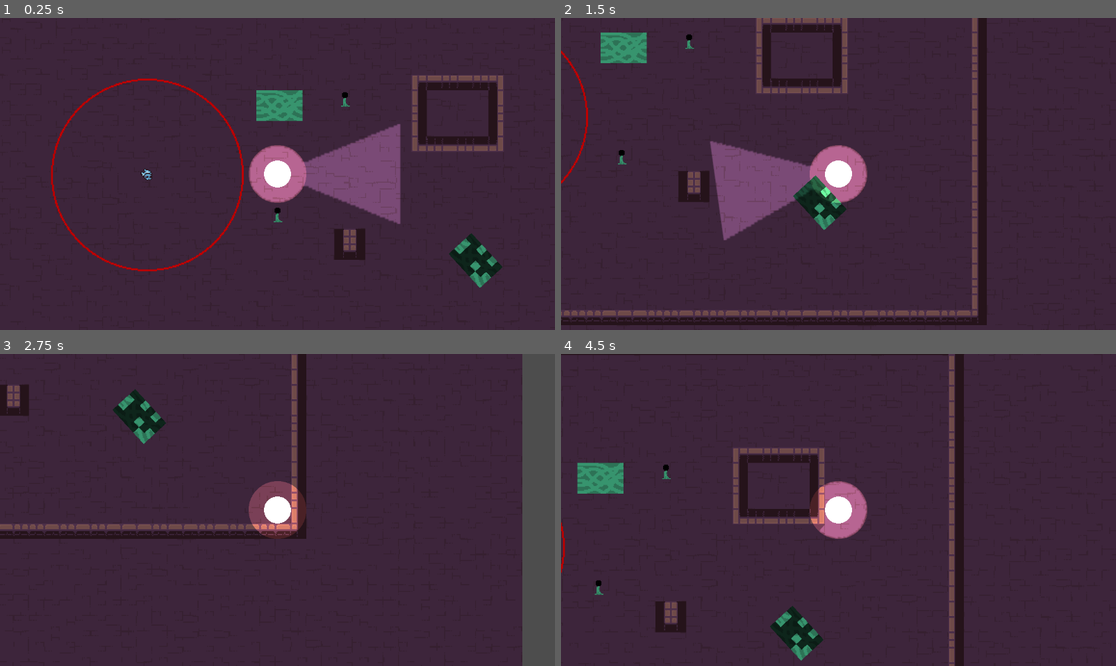
Above: before the commit, frames 1-4 (two rows, left to right).
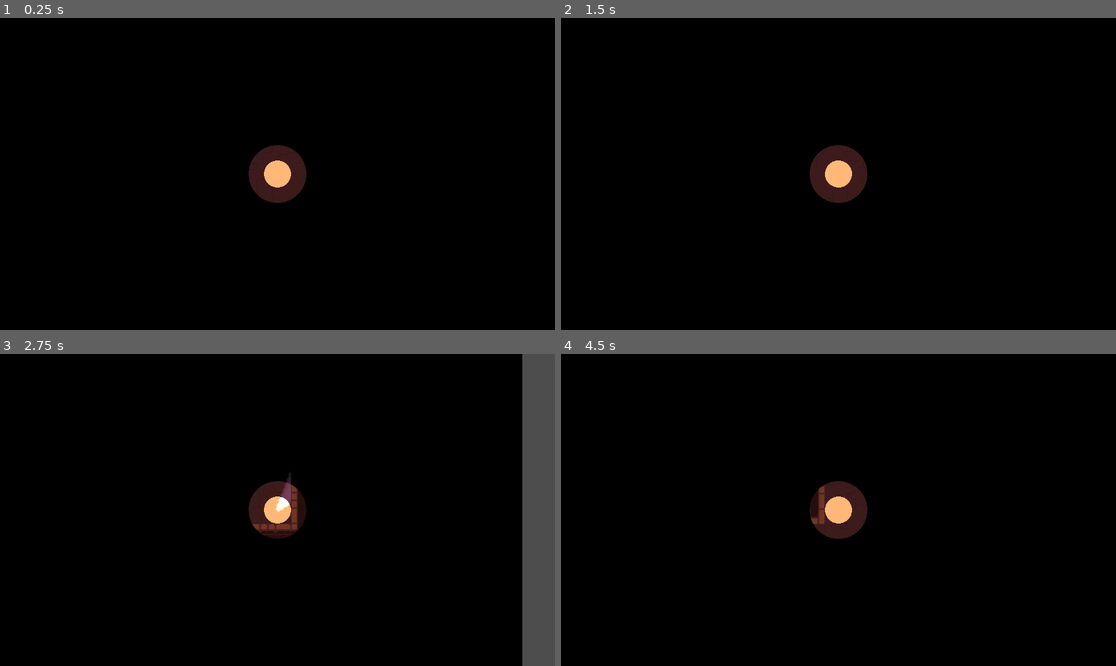
Above: after the commit, the same moments.

Repository: CookieCherith0969/GDM-Assignment-4
Game: Godot game, scene res://Scenes/test_scene.tscn
Two runs of this game, one before a commit and one after it. Both use one fixed random seed, a clock stepped at 60 frames per second and the inputs below.
Inputs (mouse positions are in pixels of both pictures, inside the frame that each line leads up to):
- Up to frame 1 (0.25 s): no input
- Up to frame 2 (1.5 s): tap Enter at 0.5 s; move the mouse to (960, 158) at 0.52 s; hold D (Right) 0.53-1.28 s; hold Space (Light) 0.53-1.28 s; move the mouse to (727, 189) at 1.27 s; hold S (Down) from 1.28 s (still down); tap Space (Light) at 1.35 s
- Up to frame 3 (2.75 s): move the mouse to (333, 441) at 2.02 s; release S (Down) at 2.03 s; hold D (Right) from 2.03 s (still down); hold Space (Light) from 2.03 s (still down)
- Up to frame 4 (4.5 s): move the mouse to (810, 572) at 2.77 s; release D (Right) at 2.78 s; release Space (Light) at 2.78 s; hold W (Up) 2.78-3.53 s; tap Space (Light) at 2.85, 4.35 s; move the mouse to (1005, 556) at 3.52 s; hold Space (Light) 3.53-4.28 s; hold A (Left) from 3.53 s (still down); tap Enter at 4.25 s; move the mouse to (672, 463) at 4.27 s

The runs differ from the first frame. In frame 1, 100% of the frame differs, in the area x 0-100%, y 0-100%; in frame 2, 100%; in frame 3, 94%; in frame 4, 100%.

Commit message:
Added Lightarea to player and plant
Also fixed a bug with lightarea not unlighting targets when deactivated

Diff:
--- a/Scenes/lampPlant.tscn
+++ b/Scenes/lampPlant.tscn
@@ -3,6 +3,7 @@
 [ext_resource type="Script" path="res://Scripts/lampPlant.gd" id="1_8jvi5"]
 [ext_resource type="Texture2D" uid="uid://h02wf7c3vis2" path="res://Art/PlaceholderArt/Lamp.png" id="2_14hpv"]
 [ext_resource type="Texture2D" uid="uid://crw0peyi8661d" path="res://Art/PlaceholderArt/PlantLight.png" id="3_rhyo2"]
+[ext_resource type="PackedScene" uid="uid://c6gqgh11is37s" path="res://Scenes/light_area.tscn" id="4_xqyf7"]
 
 [sub_resource type="AtlasTexture" id="AtlasTexture_yersf"]
 atlas = ExtResource("2_14hpv")
@@ -40,9 +41,6 @@
 
 [sub_resource type="CircleShape2D" id="CircleShape2D_40tec"]
 
-[sub_resource type="CircleShape2D" id="CircleShape2D_3cy5b"]
-radius = 200.0
-
 [node name="LampPlant" type="Node2D"]
 script = ExtResource("1_8jvi5")
 
@@ -68,22 +66,11 @@
 shadow_enabled = true
 texture = ExtResource("3_rhyo2")
 
-[node name="LightArea" type="Area2D" parent="."]
-visible = false
-collision_layer = 0
-collision_mask = 8
-monitoring = false
-
-[node name="CollisionShape2D" type="CollisionShape2D" parent="LightArea"]
-shape = SubResource("CircleShape2D_3cy5b")
-
-[node name="Sprite2D" type="Sprite2D" parent="LightArea"]
-visible = false
-modulate = Color(0.666667, 1, 0.607843, 0.458824)
-texture = ExtResource("3_rhyo2")
+[node name="GlowArea" parent="." instance=ExtResource("4_xqyf7")]
+num_rays = 100
+range = 200.0
+active = false
 
 [connection signal="body_entered" from="DetectionArea" to="." method="_on_detection_area_body_entered"]
 [connection signal="body_exited" from="DetectionArea" to="." method="_on_detection_area_body_exited"]
 [connection signal="timeout" from="Timer" to="." method="_on_timer_timeout"]
-[connection signal="body_entered" from="LightArea" to="." method="_on_light_area_body_entered"]
-[connection signal="body_exited" from="LightArea" to="." method="_on_light_area_body_exited"]
--- a/Scenes/player.tscn
+++ b/Scenes/player.tscn
@@ -3,14 +3,12 @@
 [ext_resource type="Script" path="res://Scripts/Player.gd" id="1_e58nx"]
 [ext_resource type="Texture2D" uid="uid://ce4p1k3nrxm41" path="res://Art/PlaceholderArt/FlashLight.png" id="2_fphfx"]
 [ext_resource type="Texture2D" uid="uid://crw0peyi8661d" path="res://Art/PlaceholderArt/PlantLight.png" id="3_xq8ff"]
+[ext_resource type="PackedScene" uid="uid://c6gqgh11is37s" path="res://Scenes/light_area.tscn" id="4_bf3oi"]
 
 [sub_resource type="CircleShape2D" id="CircleShape2D_gvdvt"]
 radius = 14.0
 
-[sub_resource type="CircleShape2D" id="CircleShape2D_0odh5"]
-
 [node name="Player" type="CharacterBody2D"]
-position = Vector2(549, 279)
 collision_layer = 10
 motion_mode = 1
 script = ExtResource("1_e58nx")
@@ -21,23 +19,6 @@
 [node name="Sprite2D" type="Sprite2D" parent="."]
 scale = Vector2(0.07, 0.07)
 texture = ExtResource("3_xq8ff")
-
-[node name="LightArea" type="Area2D" parent="."]
-scale = Vector2(1.8, 1.8)
-collision_layer = 0
-collision_mask = 14
-
-[node name="LightCollider" type="CollisionPolygon2D" parent="LightArea"]
-polygon = PackedVector2Array(0, 0, 70, 29, 70, -29)
-
-[node name="GlowCollider" type="CollisionShape2D" parent="LightArea"]
-shape = SubResource("CircleShape2D_0odh5")
-
-[node name="Sprite2D" type="Sprite2D" parent="LightArea"]
-visible = false
-modulate = Color(1, 1, 0.454902, 0.247059)
-position = Vector2(27.5, 0)
-texture = ExtResource("2_fphfx")
 
 [node name="Camera2D" type="Camera2D" parent="."]
 zoom = Vector2(2, 2)
@@ -50,14 +31,18 @@
 
 [node name="FlashLight" type="PointLight2D" parent="."]
 scale = Vector2(1.8, 1.8)
+enabled = false
 shadow_enabled = true
 shadow_color = Color(0, 0, 0, 0.894118)
 shadow_filter = 1
 shadow_filter_smooth = 0.5
 texture = ExtResource("2_fphfx")
-offset = Vector2(27.5, 0)
+offset = Vector2(43, 0)
 
-[node name="RayCast2D" type="RayCast2D" parent="."]
-
-[connection signal="body_entered" from="LightArea" to="." method="_on_light_area_body_entered"]
-[connection signal="body_exited" from="LightArea" to="." method="_on_light_area_body_exited"]
+[node name="FlashArea" parent="." instance=ExtResource("4_bf3oi")]
+rotation = 1.5708
+scale = Vector2(1.8, 1.8)
+angle = 36.8
+num_rays = 10
+range = 85.0
+active = false
--- a/Scenes/test_scene.tscn
+++ b/Scenes/test_scene.tscn
@@ -267,6 +267,7 @@
 metadata/_edit_lock_ = true
 
 [node name="Player" parent="." instance=ExtResource("2_wd4tq")]
+position = Vector2(613, 283)
 collision_mask = 5
 
 [node name="Enemy" parent="." instance=ExtResource("3_hggjy")]
@@ -292,7 +293,6 @@
 occluder = SubResource("OccluderPolygon2D_7caf4")
 
 [node name="CanvasModulate" type="CanvasModulate" parent="."]
-visible = false
 color = Color(0, 0, 0, 1)
 
 [node name="LightArea" parent="." instance=ExtResource("6_alm1j")]
--- a/Scripts/LightArea.gd
+++ b/Scripts/LightArea.gd
@@ -81,4 +81,6 @@
 	active = val
 
 	if not active:
+		for target in targets:
+			target.on_unlit()
 		targets.clear()
--- a/Scripts/Player.gd
+++ b/Scripts/Player.gd
@@ -6,10 +6,10 @@
 const JUMP_VELOCITY = -400.0
 
 @onready
-var light = $LightArea
+var flasharea = $FlashArea
 @onready
 var flashlight = $FlashLight
-var light_on = true
+var light_on = false : set = set_light_on
 
 var num_lights = 0 : set = set_lights
 var lit = false
@@ -18,12 +18,9 @@
 	if event.is_action_pressed("Light"):
 		if not light_on:
 			light_on = true
-			light.monitoring = true
-			flashlight.enabled = true
 		else:
 			light_on = false
-			light.monitoring = false
-			flashlight.enabled = false
+
 
 func _physics_process(_delta):
 	# Get the input direction and handle the movement/deceleration.
@@ -55,9 +52,11 @@
 		body.on_unlit()
 
 func on_lit():
+	print_debug("Player lit")
 	num_lights += 1
 
 func on_unlit():
+	print_debug("Player unlit")
 	num_lights -= 1
 
 func set_lights(val : int):
@@ -66,3 +65,15 @@
 		lit = false
 	else:
 		lit = true
+
+func set_light_on(val : bool):
+	if light_on != val:
+		light_on = val
+		if light_on:
+			on_lit()
+			flasharea.active = true
+			flashlight.enabled = true
+		else:
+			on_unlit()
+			flasharea.active = false
+			flashlight.enabled = false
--- a/Scripts/lampPlant.gd
+++ b/Scripts/lampPlant.gd
@@ -1,12 +1,12 @@
 extends Node2D
 
-var lampActive = false
+var lampActive = false : set = set_active
 @onready
 var timer = $Timer
 @onready
 var sprite = $AnimatedSprite2D
 @onready
-var light = $LightArea
+var glowarea = $GlowArea
 @onready
 var glowlight = $GlowLight
 
@@ -19,9 +19,7 @@
 		return
 	sprite.play("on")
 	lampActive = true
-	light.show()
-	light.monitoring = true
-	glowlight.enabled = true
+
 	timer.stop()
 
 # When player leaves start timer -R
@@ -34,9 +32,7 @@
 func _on_timer_timeout():
 	sprite.play("off")
 	lampActive = false
-	light.hide()
-	light.monitoring = false
-	glowlight.enabled = false
+
 
 
 func _on_light_area_body_entered(body):
@@ -47,3 +43,13 @@
 func _on_light_area_body_exited(body):
 	if body.has_method(&"on_unlit"):
 		body.on_unlit()
+
+func set_active(val : bool):
+	if lampActive != val:
+		lampActive = val
+		if lampActive:
+			glowarea.active = true
+			glowlight.enabled = true
+		else:
+			glowarea.active = false
+			glowlight.enabled = false
--- a/project.godot
+++ b/project.godot
@@ -14,6 +14,28 @@
 run/main_scene="res://Scenes/test_scene.tscn"
 config/features=PackedStringArray("4.2", "GL Compatibility")
 config/icon="res://icon.svg"
+
+[importer_defaults]
+
+texture={
+"compress/channel_pack": 0,
+"compress/hdr_compression": 1,
+"compress/high_quality": false,
+"compress/lossy_quality": 0.7,
+"compress/mode": 0,
+"compress/normal_map": 0,
+"detect_3d/compress_to": 0,
+"mipmaps/generate": false,
+"mipmaps/limit": -1,
+"process/fix_alpha_border": true,
+"process/hdr_as_srgb": false,
+"process/hdr_clamp_exposure": false,
+"process/normal_map_invert_y": false,
+"process/premult_alpha": false,
+"process/size_limit": 0,
+"roughness/mode": 0,
+"roughness/src_normal": ""
+}
 
 [input]
 
Binary file changed: Art/PlaceholderArt/FlashLight.png
Not shown, changed: Art/PlaceholderArt/FlashLight.png.import
Not shown: 2 places in Scenes/gateBlock.tscn that only renumber resources
